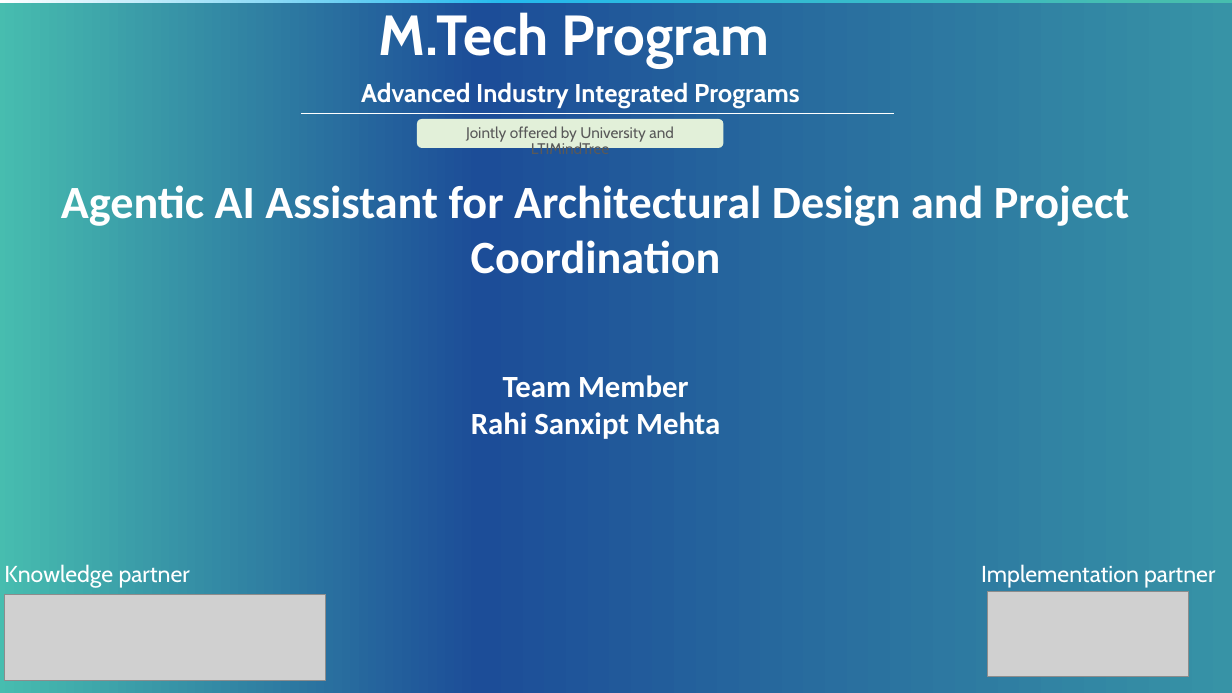
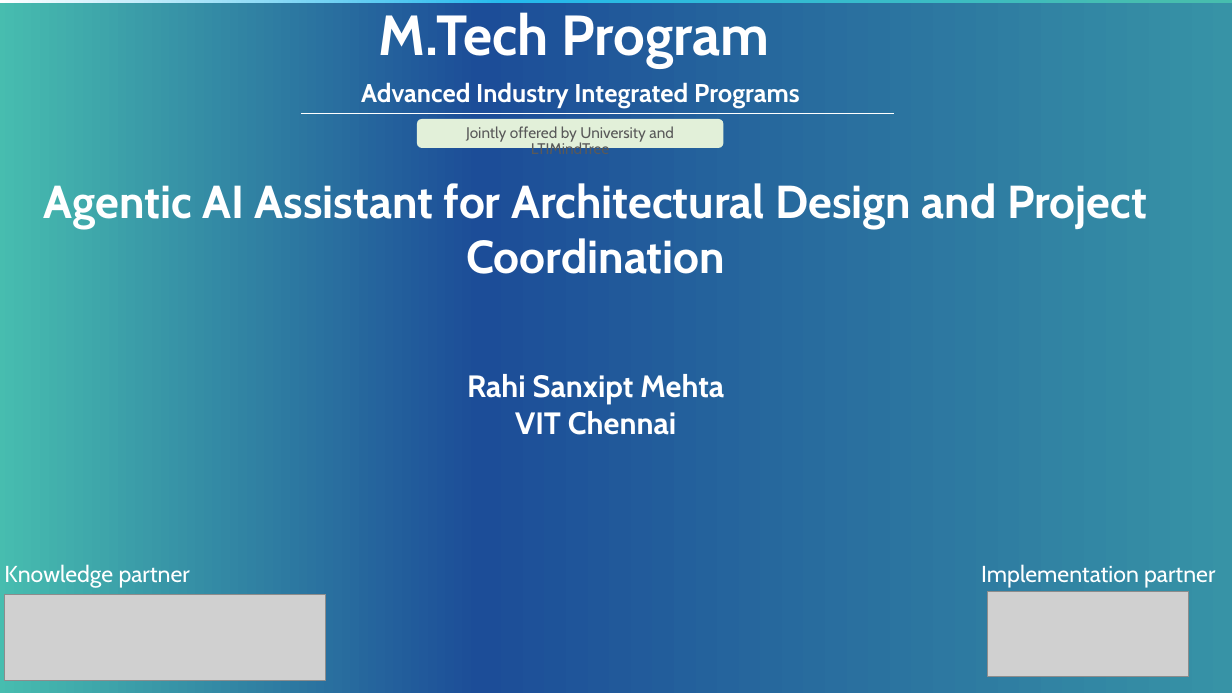
Before and after one commit to MehtaRahi/AgenticAI_Architectural_Assistant, a slide deck: slide 1 of T9998_VIT-Chennai_Rahi_Sanxipt_Mehta_Review1.pptx. Drawn at 1232x693 pixels with LibreOffice and Linux fonts; fonts in the diff are those of the drawing; grey boxes stand for pictures; background and template pictures are left out. Boxes give left, top, right and bottom in pixels: in the first picture for what was removed or moved away, otherwise in the second. Text is boxed around its words. In the diff, an @@ line names an element or a change of style, - is before the commit and + after.

Commit message:
feat: implement multi-agent architectural assistant with FastAPI backend and Streamlit frontend

```diff
--- a/T9998_VIT-Chennai_Rahi_Sanxipt_Mehta_Review1.pptx
+++ b/T9998_VIT-Chennai_Rahi_Sanxipt_Mehta_Review1.pptx
@@ text at [44, 183, 1147, 403]: font Calibri to Cabin in "Agentic AI Assistant for Architectural Design and ...", "Rahi Sanxipt Mehta" @@
@@ text at [503, 375, 688, 398]: paragraph removed @@
-Team Member
@@ text at [515, 411, 676, 435]: paragraph added @@
+VIT Chennai
```
Also in this commit, not shown: 16 other files.
